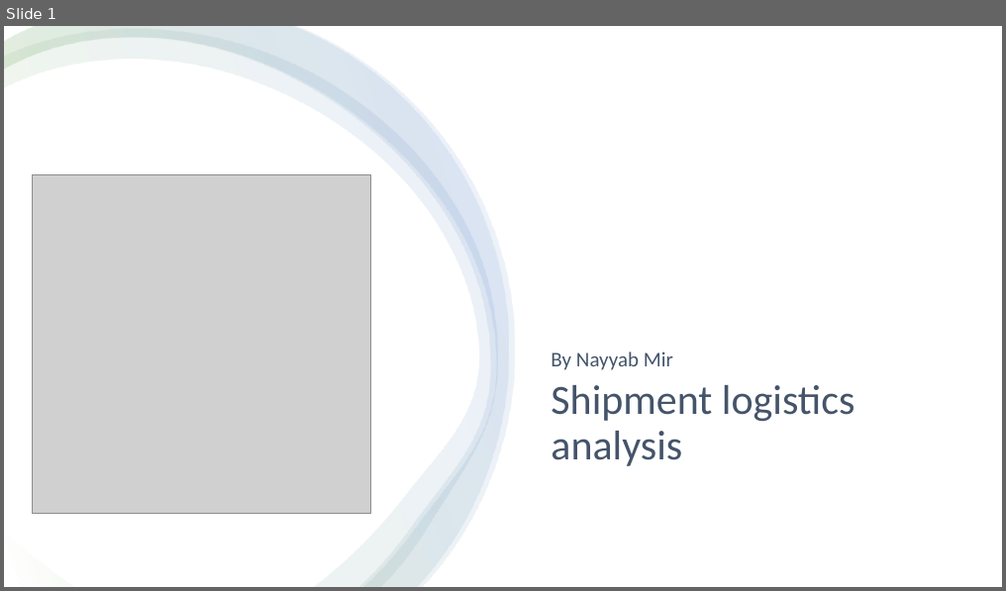
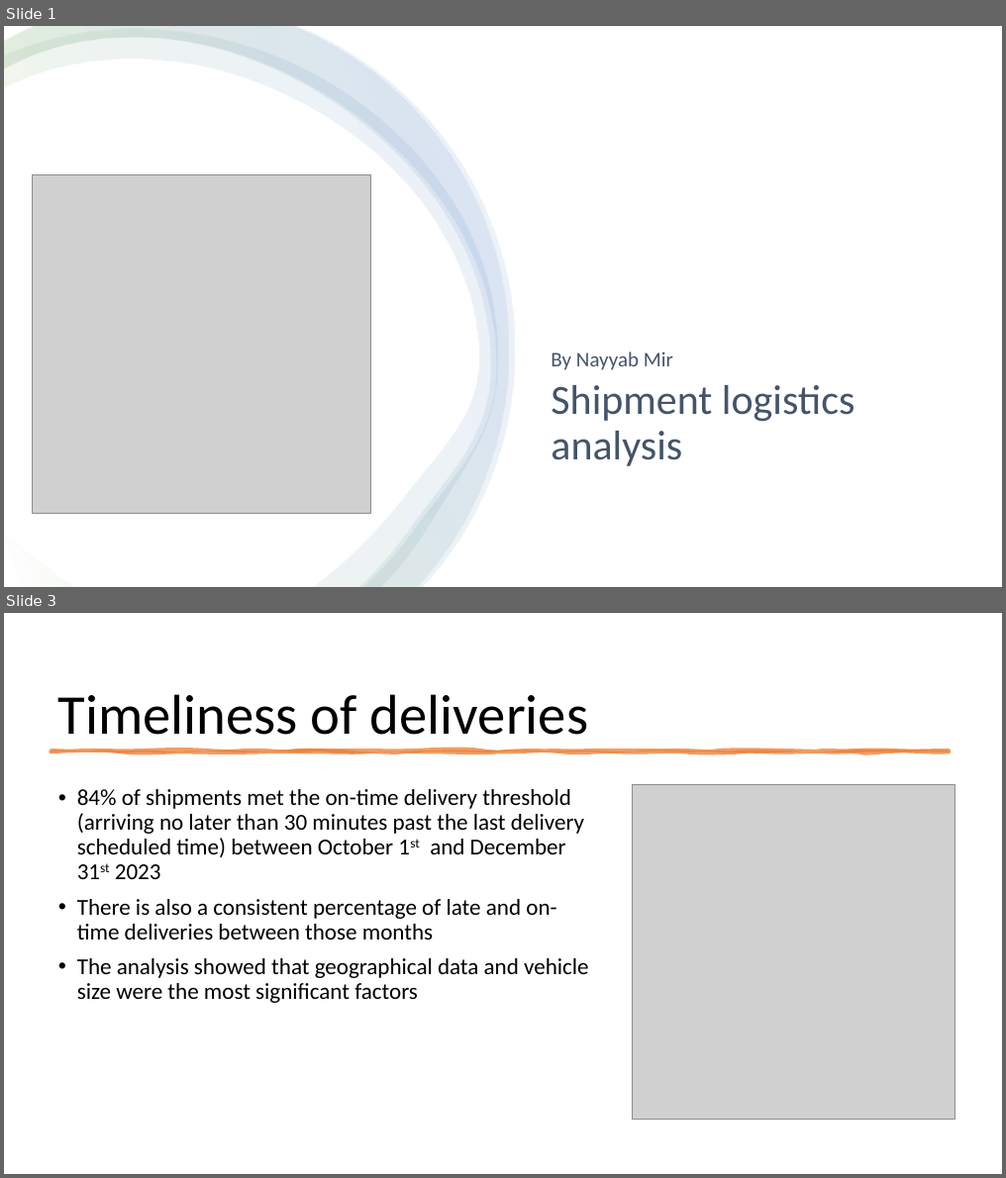
Before and after one commit to Nayyab123/Nayyab, a slide deck: Shipment logistics analysis.pptx. Shown one above the other, each under a label of ours: slide 1 before the commit, slides 1 and 3 after it; the slides between them are not shown. The pictures are 1006x591 and 1006x1178 pixels, drawn with LibreOffice and Linux fonts; fonts in the diff are those of the drawing; grey boxes stand for pictures. Boxes give left, top, right and bottom in pixels: in the first picture for what was removed or moved away, otherwise in the second. Text is boxed around its words. In the diff, an @@ line names an element or a change of style, - is before the commit and + after.

```diff
--- a/Shipment logistics analysis.pptx
+++ b/Shipment logistics analysis.pptx
@@ slide 3 added at [4, 613, 1002, 1174], background #FFFFFF @@
@@ title added at [58, 694, 588, 735], 54 pt, text #000000 @@
+Timeliness of deliveries
@@ freeform shape added at [52, 751, 949, 753], fill #ED7D31 at 75% opacity, outline #ED7D31 3.5 pt @@
@@ text added at [77, 789, 589, 1003], 22 pt, text #000000 @@
+• 84% of shipments met the on-time delivery threshold (arriving no later than 30 minutes past the last delivery scheduled time) between October 1st and December 31st 2023
+• There is also a consistent percentage of late and on-time deliveries between those months
+• The analysis showed that geographical data and vehicle size were the most significant factors
@@ picture added at [632, 784, 954, 1120] @@
```
Also in this commit, not shown: 4 other slides added.
